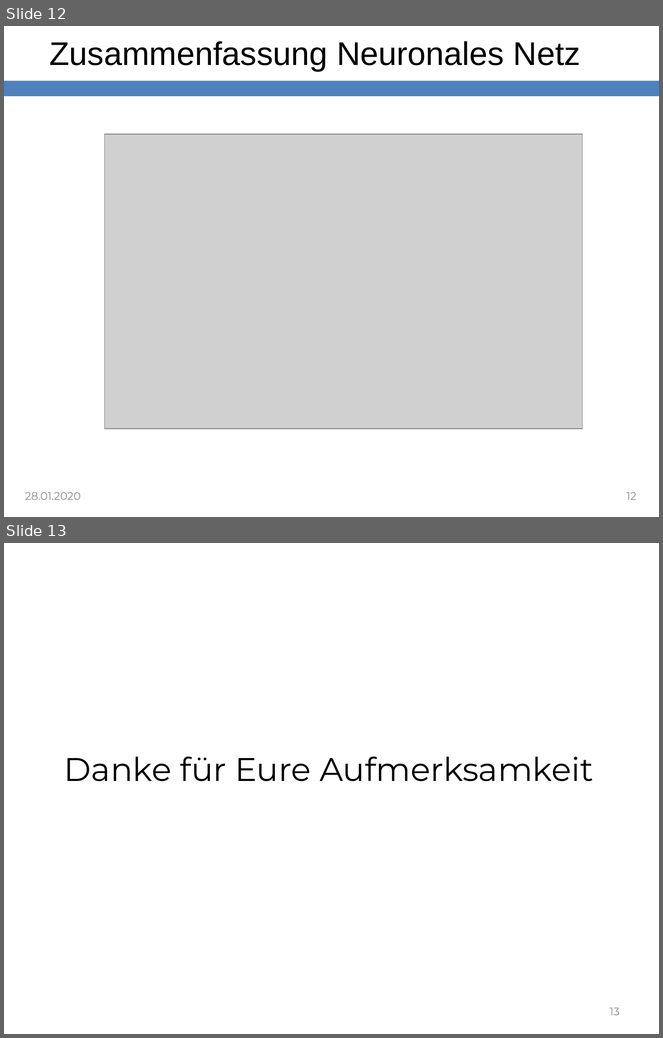
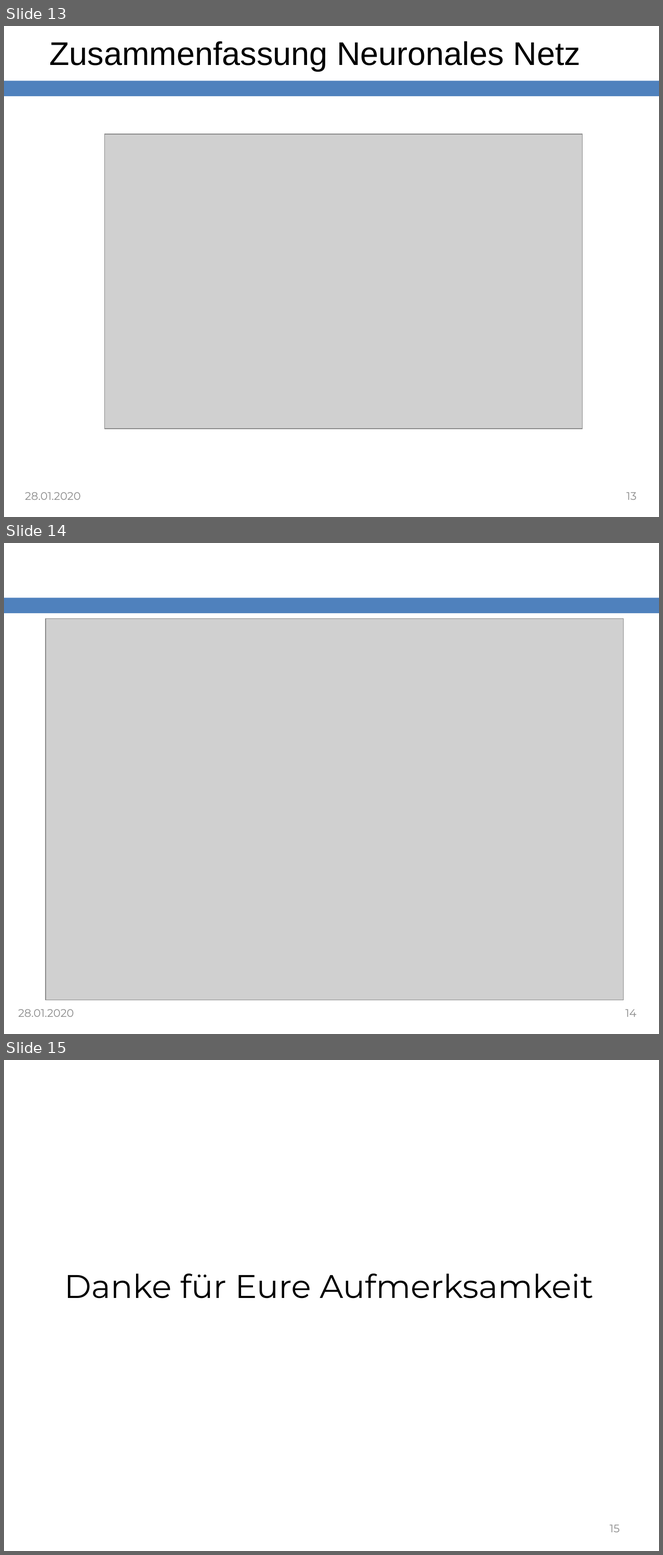
Before and after one commit to SvenjaDrewanz/Gruppe-4, a slide deck: Vortrag/Vortrag_OpenCampus_01.ppt. Shown one above the other, each under a label of ours: slides 12 and 13 before the commit, slides 13, 14 and 15 after it. The pictures are 663x1038 and 663x1555 pixels, drawn with LibreOffice and Linux fonts; fonts in the diff are those of the drawing; grey boxes stand for pictures; background and template pictures are left out. Boxes give left, top, right and bottom in pixels: in the first picture for what was removed or moved away, otherwise in the second. Text is boxed around its words. In the diff, an @@ line names an element or a change of style, - is before the commit and + after.

```diff
--- a/Vortrag/Vortrag_OpenCampus_01.ppt
+++ b/Vortrag/Vortrag_OpenCampus_01.ppt
@@ slide 14 added at (4,543,659,1034), background #FFFFFF; not listed: 1 template element that a slide beside it also shows @@
@@ picture added at (46,618,624,1000) @@
@@ text added at (18,1009,74,1017), 12 pt, text #898989 @@
+28.01.2020
@@ page number added at (625,1009,636,1017), 12 pt, text #898989 @@
+14
@@ what was slide 12 is now slide 13 @@
@@ page number at (626,492,636,500): text changed @@
-12
+13
@@ what was slide 13 is now slide 15 @@
@@ page number at (610,1525,620,1533): text changed @@
-13
+15
```
Also in this commit, not shown: 1 slide changed, 1 other slide added.
